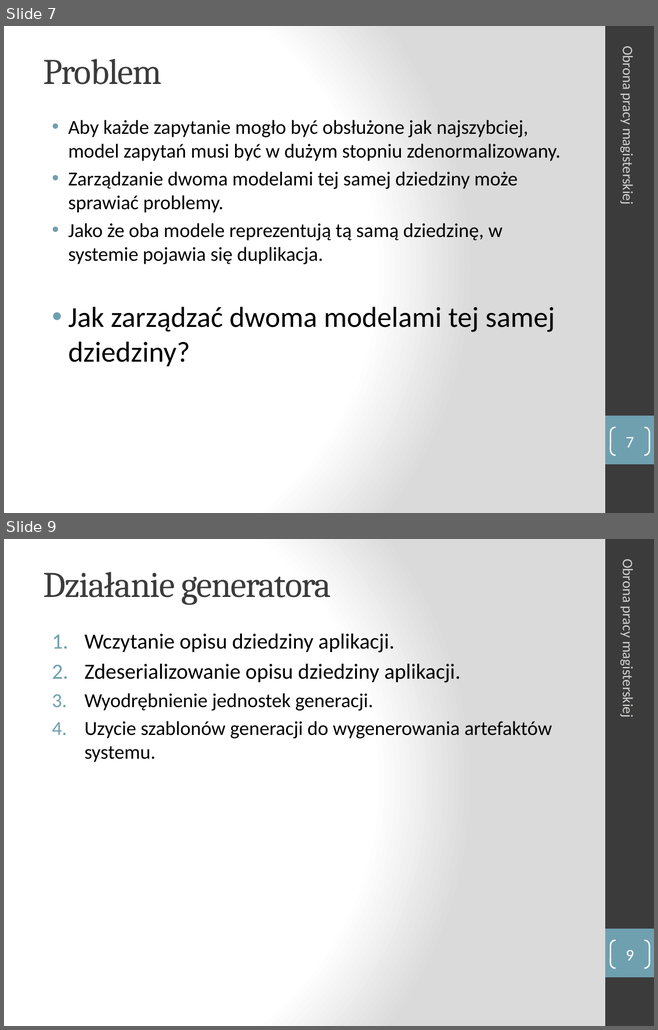
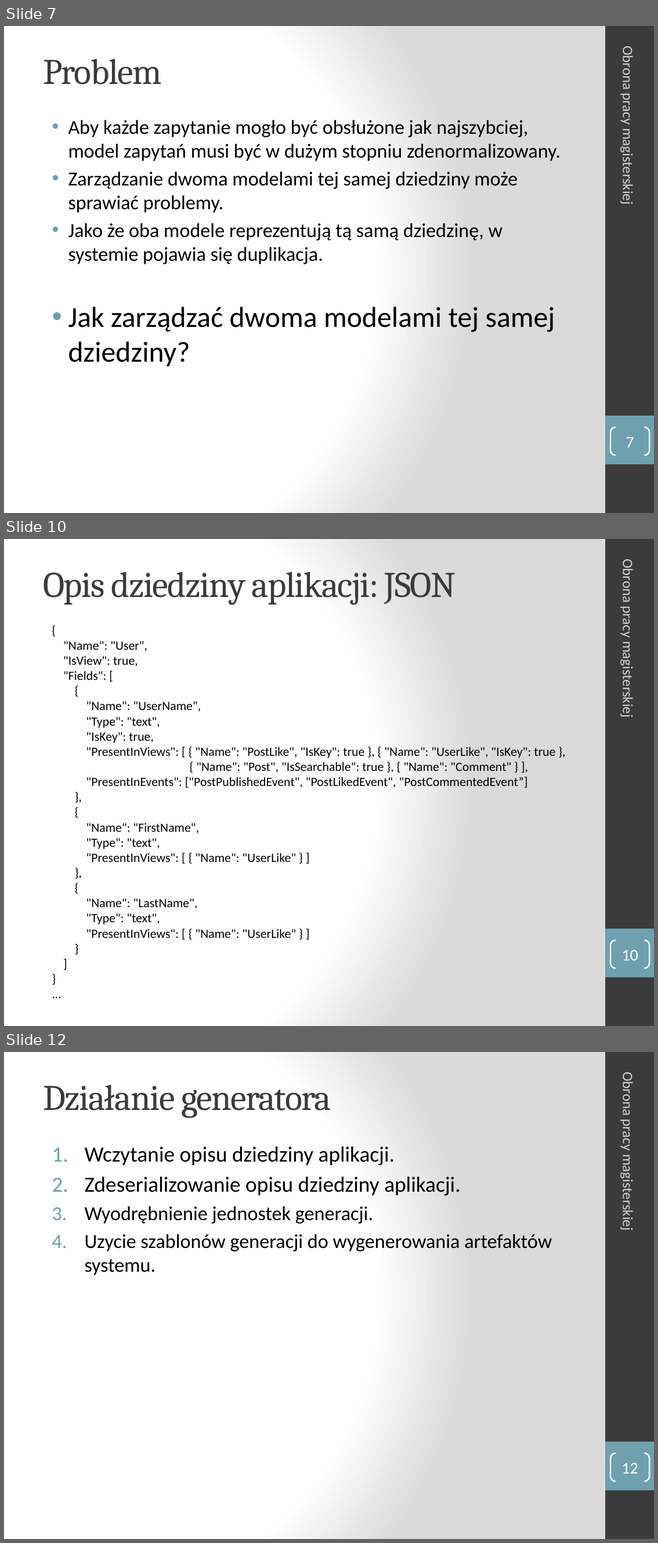
Before and after one commit to manisero/MasterThesis, a slide deck: thesis/presentation/presentation.pptx. Shown one above the other, each under a label of ours: slides 7 and 9 before the commit, slides 7, 10 and 12 after it; the slides between them are not shown. The pictures are 658x1030 and 658x1543 pixels, drawn with LibreOffice and Linux fonts; fonts in the diff are those of the drawing. Boxes give left, top, right and bottom in pixels: in the first picture for what was removed or moved away, otherwise in the second. Text is boxed around its words. In the diff, an @@ line names an element or a change of style, - is before the commit and + after.

```diff
--- a/thesis/presentation/presentation.pptx
+++ b/thesis/presentation/presentation.pptx
@@ slide 10 added at (x1=4, y1=539, x2=654, y2=1026), background gradient #FFFFFF to #DADADA; not listed: 2 template elements that a slide beside it also shows @@
@@ title added at (x1=43, y1=571, x2=456, y2=605), 40 pt, text #3B3B3B @@
+Opis dziedziny aplikacji: JSON
@@ text added at (x1=619, y1=563, x2=636, y2=715), 16 pt, text #D4D2D0 @@
+Obrona pracy magisterskiej
@@ text added at (x1=63, y1=641, x2=555, y2=938), 14 pt, text #000000 @@
+{
+"Name": "User",
+"IsView": true,
+"Fields": [
+{
+"Name": "UserName",
+"Type": "text",
+"IsKey": true,
+"PresentInViews": [ { "Name": "PostLike", "IsKey": true }, { "Name": "UserLike", "IsKey": true },
+{ "Name": "Post", "IsSearchable": true }, { "Name": "Comment" } ],
+"PresentInEvents": ["PostPublishedEvent", "PostLikedEvent", "PostCommentedEvent”]
+},
+{
+"Name": "FirstName",
+"Type": "text",
+"PresentInViews": [ { "Name": "UserLike" } ]
+},
+{
+"Name": "LastName",
+"Type": "text",
+"PresentInViews": [ { "Name": "UserLike" } ]
+}
+]
+}
+...
@@ page number added at (x1=610, y1=940, x2=649, y2=968), outline #FFFFFF 1.5 pt, 18 pt, text #FFFFFF @@
+10
@@ what was slide 9 is now slide 12 @@
@@ page number at (x1=621, y1=1463, x2=637, y2=1474): text changed @@
-9
+12
```
Also in this commit, not shown: 6 slides changed, 1 other file.
